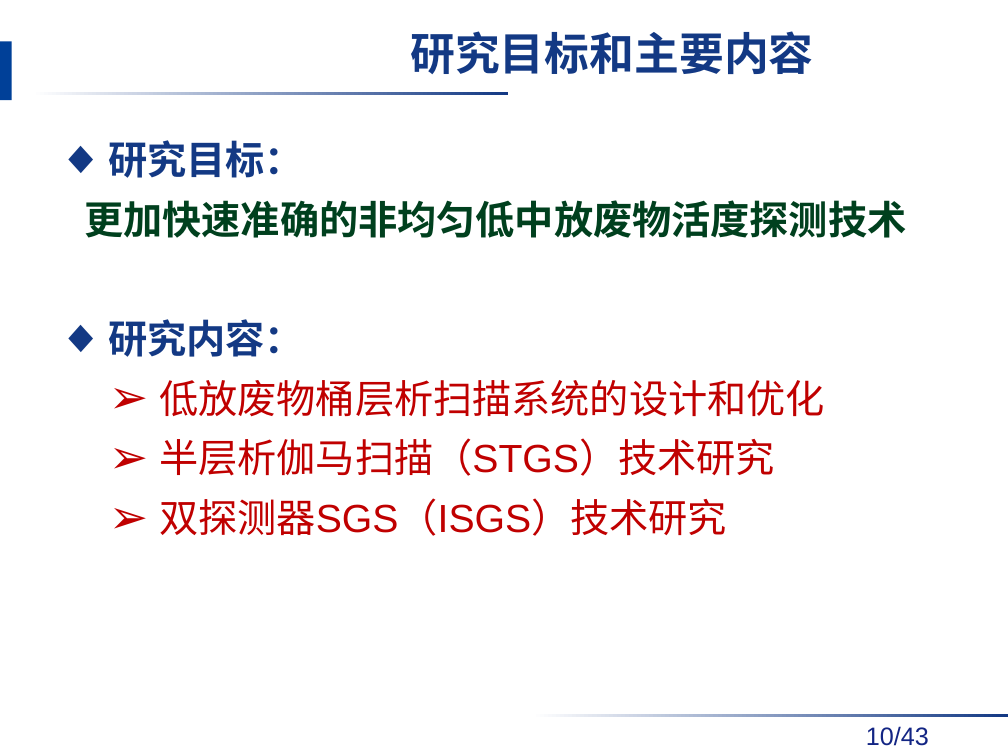
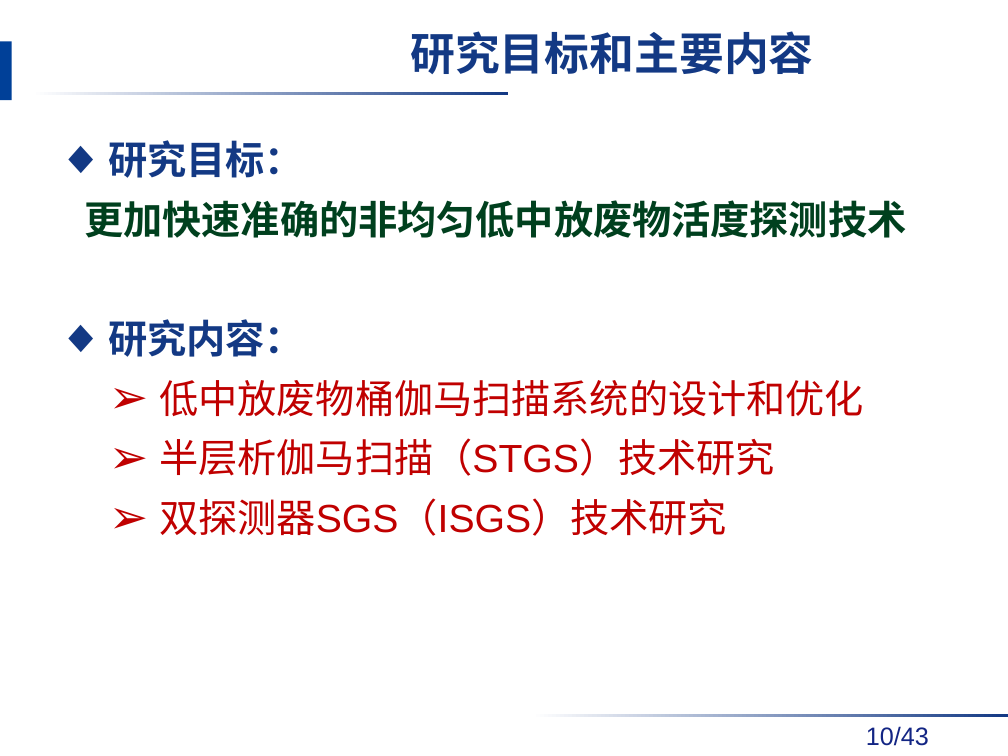
Before and after one commit to danxibao/NDAPapers, a slide deck: slide 10 of 答辩/毕业答辩报告v2-饶开源.pptx. Drawn at 1008x756 pixels with LibreOffice and Linux fonts; fonts in the diff are those of the drawing; background and template pictures are left out. Boxes give left, top, right and bottom in pixels: in the first picture for what was removed or moved away, otherwise in the second. Text is boxed around its words. In the diff, an @@ line names an element or a change of style, - is before the commit and + after.

```diff
--- a/答辩/毕业答辩报告v2-饶开源.pptx
+++ b/答辩/毕业答辩报告v2-饶开源.pptx
@@ text at bbox=[159, 380, 864, 417]: text changed @@
-  ➢ 低放废物桶层析扫描系统的设计和优化
+  ➢ 低中放废物桶伽马扫描系统的设计和优化
```
Also in this commit, not shown: 19 other slides changed, 2 slides added.
